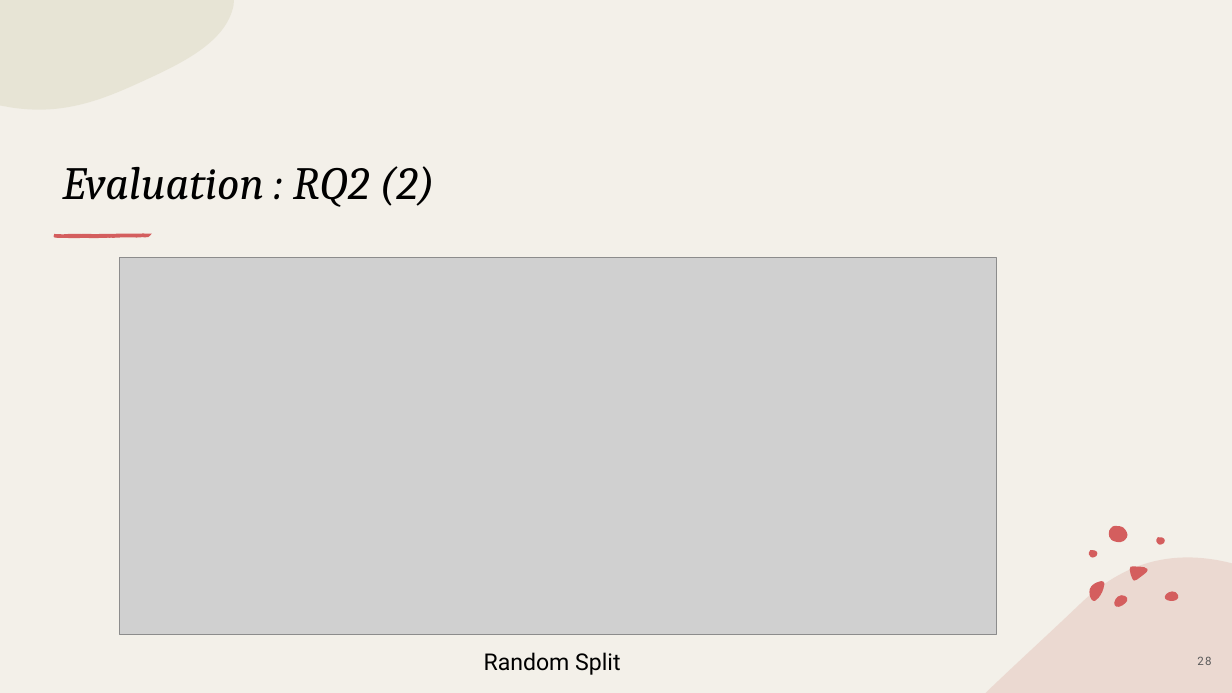
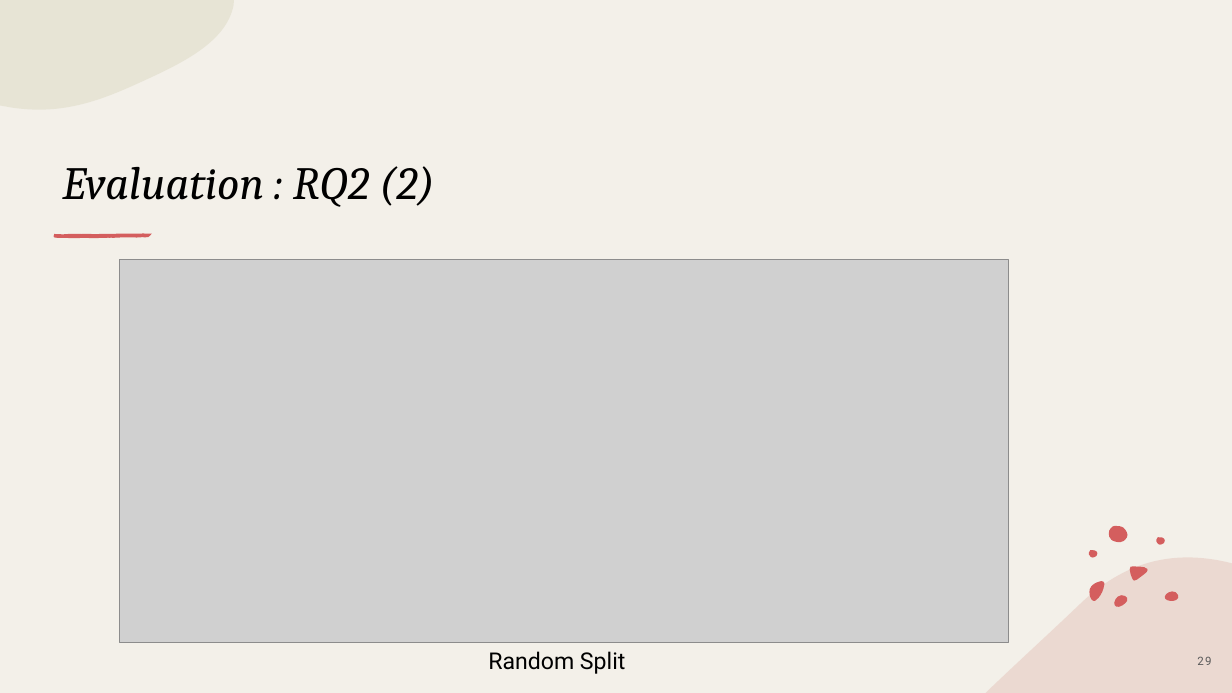
Before and after one commit to piyush-bajaj/DynamicPythonBenchmark, a slide deck: slide 29 of Final Presentation.pptx (slide 28 before the commit). Drawn at 1232x693 pixels with LibreOffice and Linux fonts; fonts in the diff are those of the drawing; grey boxes stand for pictures. Boxes give left, top, right and bottom in pixels: in the first picture for what was removed or moved away, otherwise in the second. Text is boxed around its words. In the diff, an @@ line names an element or a change of style, - is before the commit and + after.

```diff
--- a/Final Presentation.pptx
+++ b/Final Presentation.pptx
@@ picture: place and size @@
-picture at (119, 258, 996, 635)
+picture at (119, 260, 1008, 642)
@@ text "Random Split": place and size @@
-text "Random Split" at (484, 652, 620, 675)
+text "Random Split" at (488, 651, 625, 674)
```
Also in this commit, not shown: 10 other slides changed, 2 slides added.
